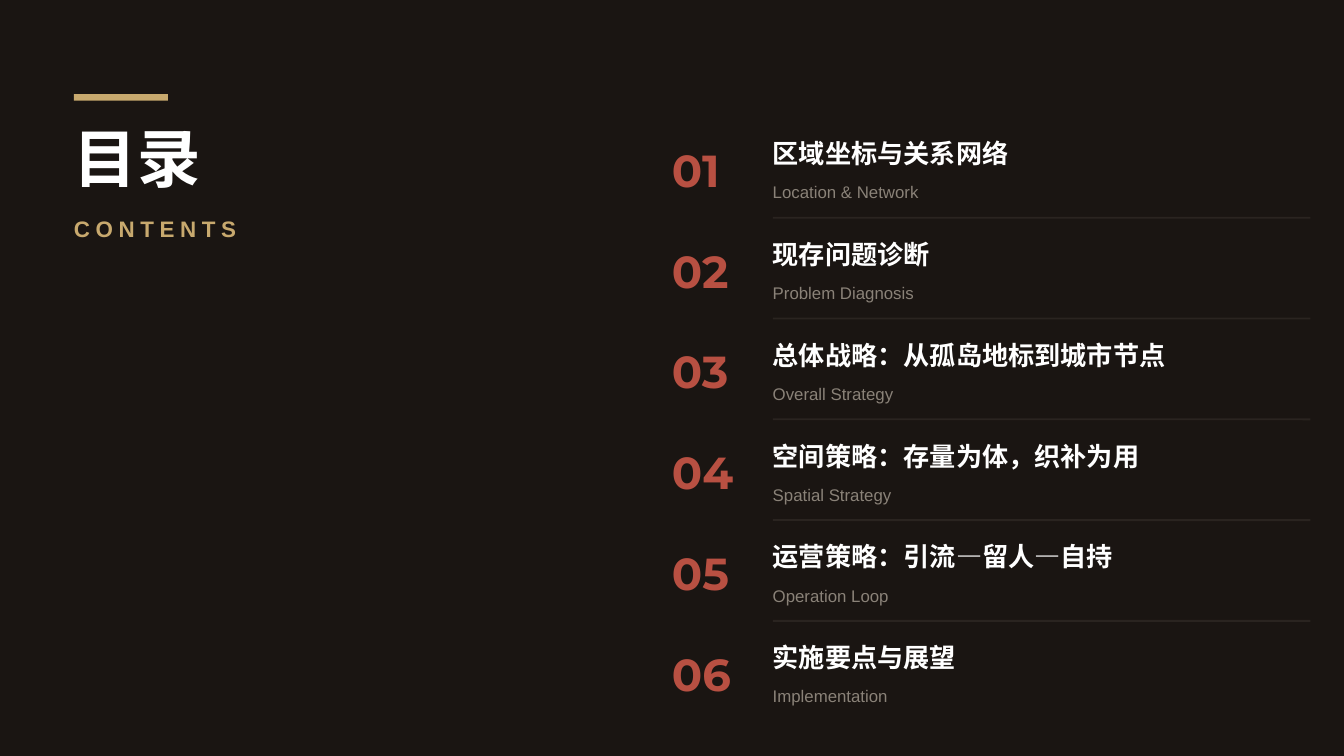
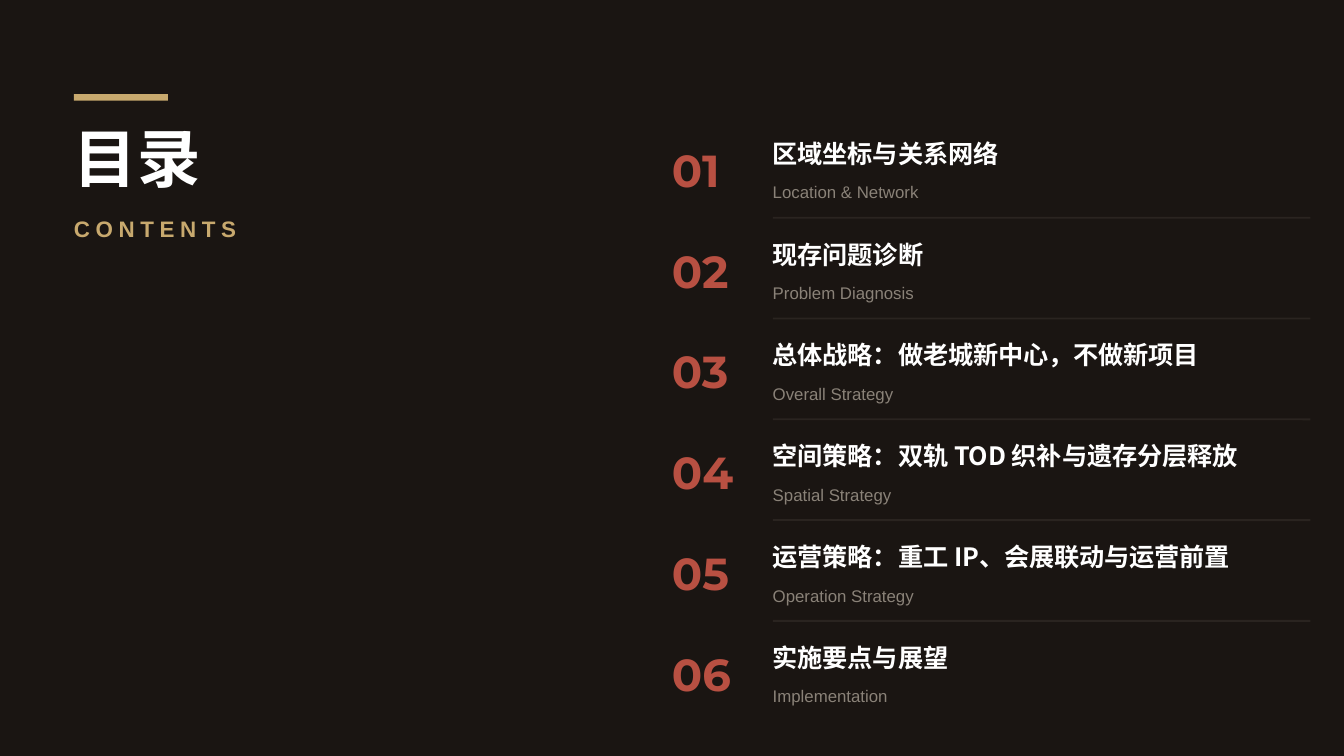
Before and after one commit to everglowwwww/LeoLee-Artical-and-Speech, a slide deck: slide 2 of 和平片区整体规划方案.pptx. Drawn at 1344x756 pixels with LibreOffice and Linux fonts; fonts in the diff are those of the drawing. Boxes give left, top, right and bottom in pixels: in the first picture for what was removed or moved away, otherwise in the second. Text is boxed around its words. In the diff, an @@ line names an element or a change of style, - is before the commit and + after.

```diff
--- a/和平片区整体规划方案.pptx
+++ b/和平片区整体规划方案.pptx
@@ text at (773, 342, 1199, 368): text changed; size 14 to 13.5 pt @@
-总体战略：从孤岛地标到城市节点
+总体战略：做老城新中心，不做新项目
@@ text at (773, 443, 1238, 468): text changed; size 14 to 13.5 pt @@
-空间策略：存量为体，织补为用
+空间策略：双轨 TOD 织补与遗存分层释放
@@ text at (773, 544, 1230, 569): text changed; size 14 to 13.5 pt @@
-运营策略：引流—留人—自持
+运营策略：重工 IP、会展联动与运营前置
@@ text at (773, 590, 914, 606): text changed @@
-Operation Loop
+Operation Strategy
@@ size 14 to 13.5 pt in 3 elements at (773, 141, 999, 166), (773, 242, 923, 267), (773, 645, 949, 670) @@
```
Also in this commit, not shown: 10 other slides changed, 18 slides added, 20 slides removed.
